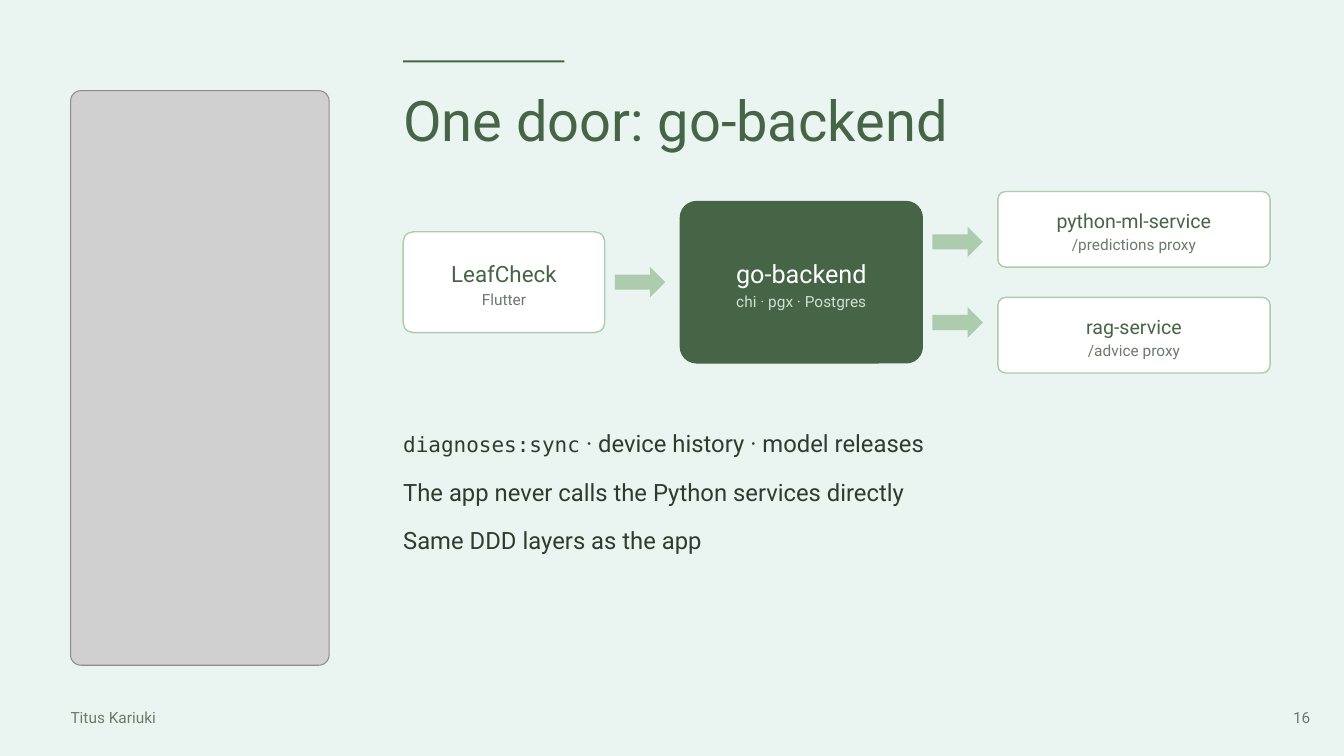
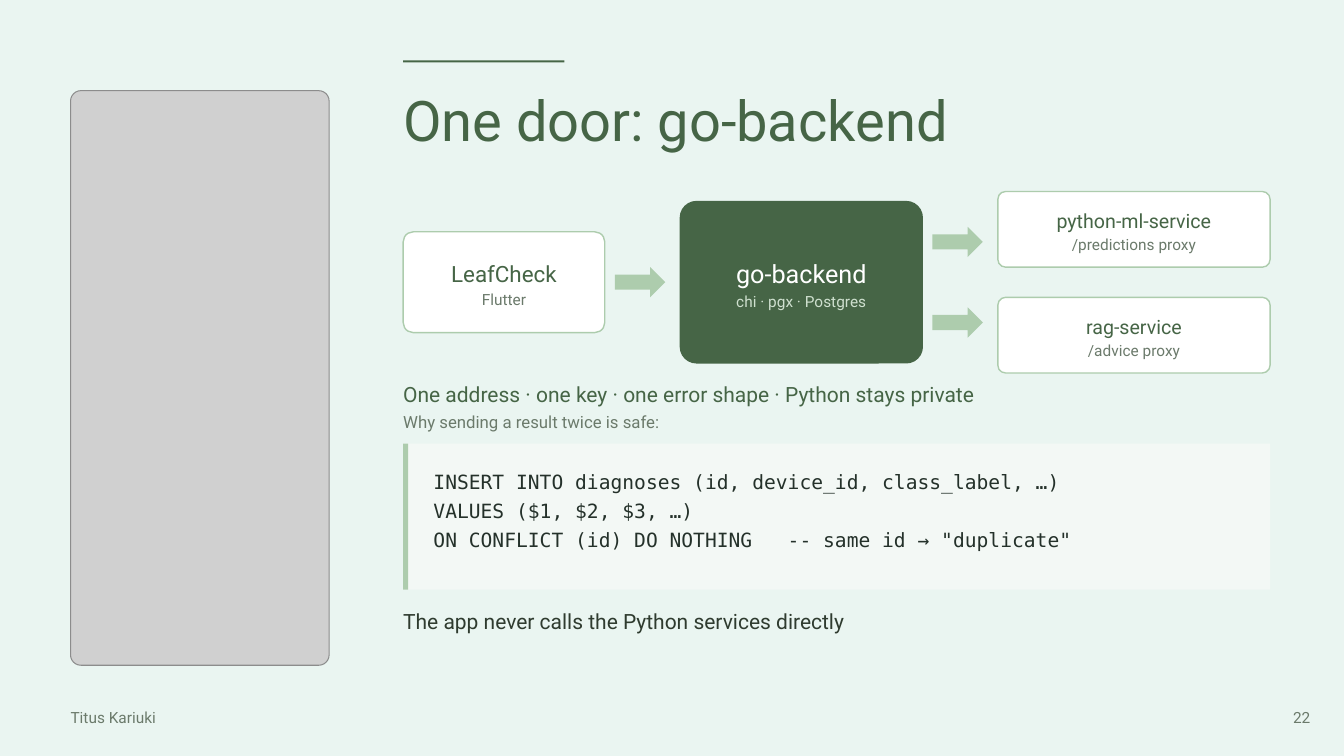
Before and after one commit to Paulmburu/ai-crop-disease-platform, a slide deck: slide 22 of docs/presentation/LeafCheck_FlutterconKE.pptx (slide 16 before the commit). Drawn at 1344x756 pixels with LibreOffice and Linux fonts; fonts in the diff are those of the drawing; grey boxes stand for pictures. Boxes give left, top, right and bottom in pixels: in the first picture for what was removed or moved away, otherwise in the second. Text is boxed around its words. In the diff, an @@ line names an element or a change of style, - is before the commit and + after.

```diff
--- a/docs/presentation/LeafCheck_FlutterconKE.pptx
+++ b/docs/presentation/LeafCheck_FlutterconKE.pptx
@@ text added at (403, 386, 974, 407), 15 pt, text #466546 @@
+One address · one key · one error shape · Python stays private
@@ text added at (403, 415, 659, 432), 12 pt, text #6B7A6B @@
+Why sending a result twice is safe:
@@ text at (403, 434, 924, 457): paragraph removed @@
-diagnoses:sync · device history · model releases
@@ rectangle added at (403, 444, 1270, 590), fill #F3F8F5 @@
@@ rectangle added at (403, 444, 408, 590), fill #ADCCAD @@
@@ text added at (433, 474, 1071, 551), 14 pt, text #24312A @@
+INSERT INTO diagnoses (id, device_id, class_label, …)
+VALUES ($1, $2, $3, …)
+ON CONFLICT (id) DO NOTHING -- same id → "duplicate"
@@ text at (403, 531, 702, 554): paragraph removed @@
-Same DDD layers as the app
@@ text "The app never calls the ...": place and size @@
-text "The app never calls the ..." at (403, 434, 924, 554)
+text "The app never calls the ..." at (403, 613, 844, 634)
@@ text "The app never calls the ..." at (403, 613, 844, 634): size 17 to 15 pt; line spacing 1.2 to 1.15; less space between paragraphs @@
@@ text at (1293, 712, 1310, 723): text changed @@
-16
+22
```
Also in this commit, not shown: 17 other slides changed, 30 slides added, 7 slides removed, 12 other files.
